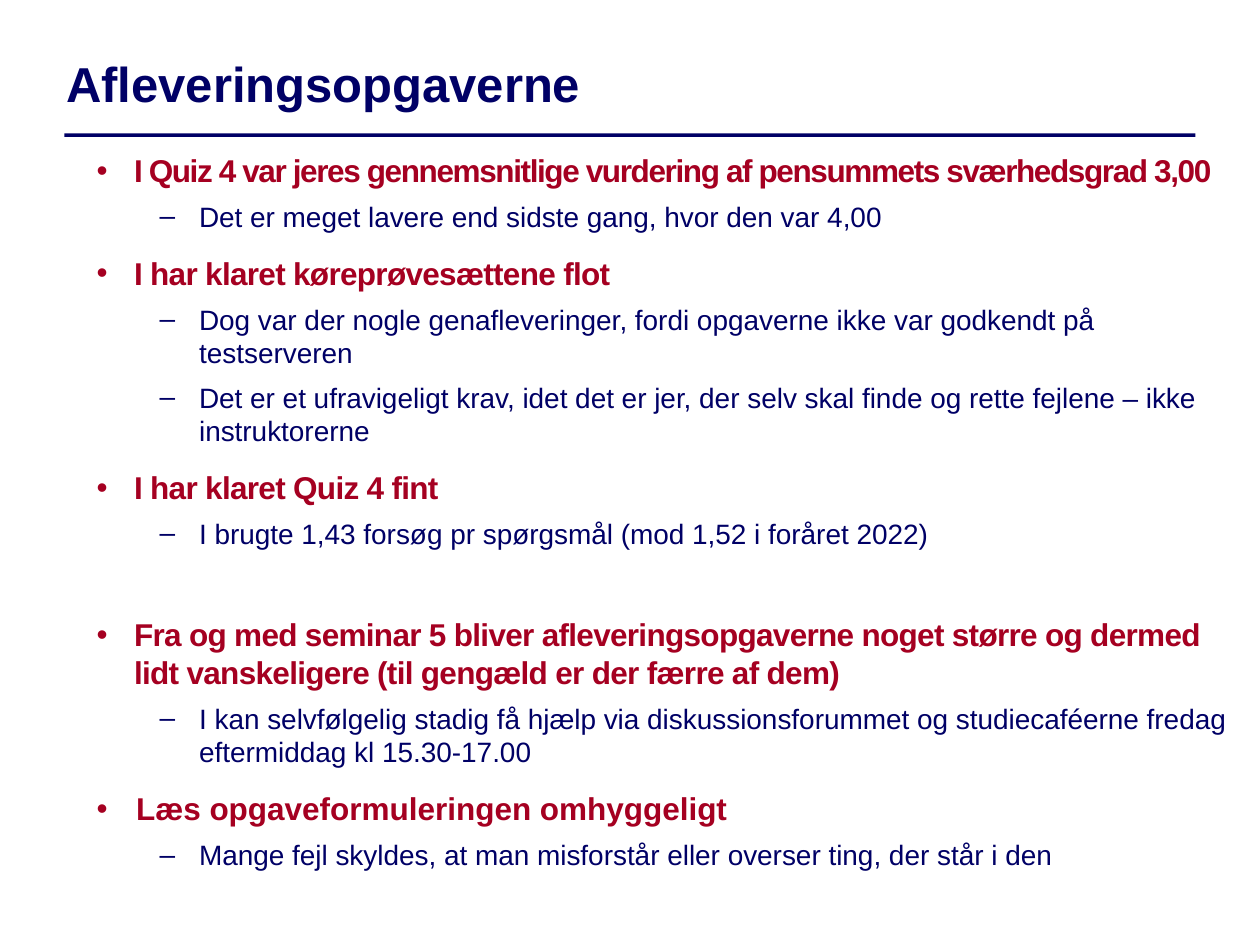
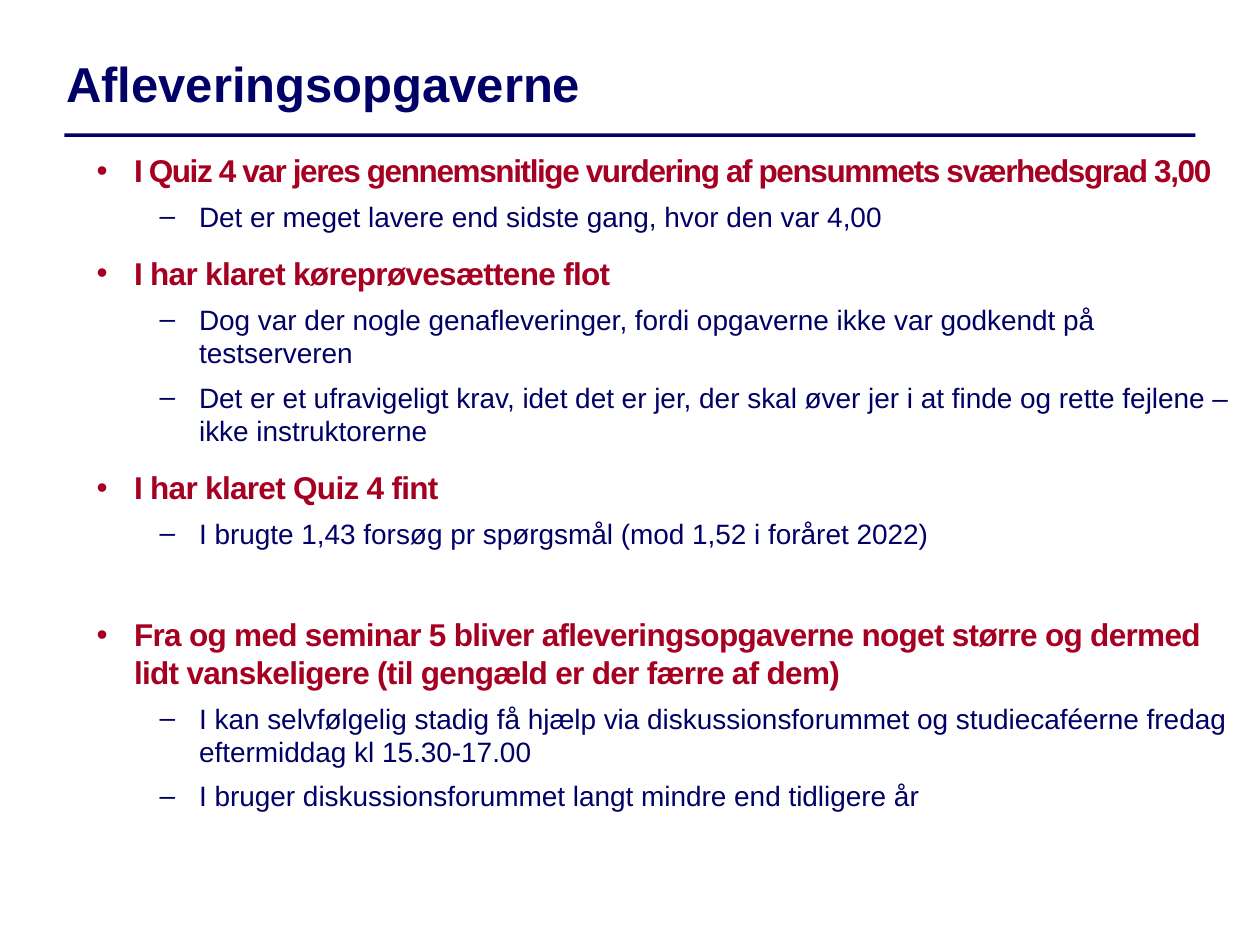
Before and after one commit to IntProgAU/Materiale, a slide deck: slide 3 of web/g24/status/Status5.pptx. Drawn at 1260x945 pixels with LibreOffice and Linux fonts; fonts in the diff are those of the drawing. Boxes give left, top, right and bottom in pixels: in the first picture for what was removed or moved away, otherwise in the second. Text is boxed around its words. In the diff, an @@ line names an element or a change of style, - is before the commit and + after.

```diff
--- a/web/g24/status/Status5.pptx
+++ b/web/g24/status/Status5.pptx
@@ text at [199, 387, 1204, 442]: text changed @@
-  – Det er et ufravigeligt krav, idet det er jer, der selv skal finde og rette fejlene – ikke instruktorerne
+  – Det er et ufravigeligt krav, idet det er jer, der skal øver jer i at finde og rette fejlene – ikke instruktorerne
@@ text at [199, 785, 919, 812]: text changed @@
-  • Læs opgaveformuleringen omhyggeligt
-  – Mange fejl skyldes, at man misforstår eller overser ting, der står i den
+  – I bruger diskussionsforummet langt mindre end tidligere år
```
Also in this commit, not shown: 2 other slides changed.
